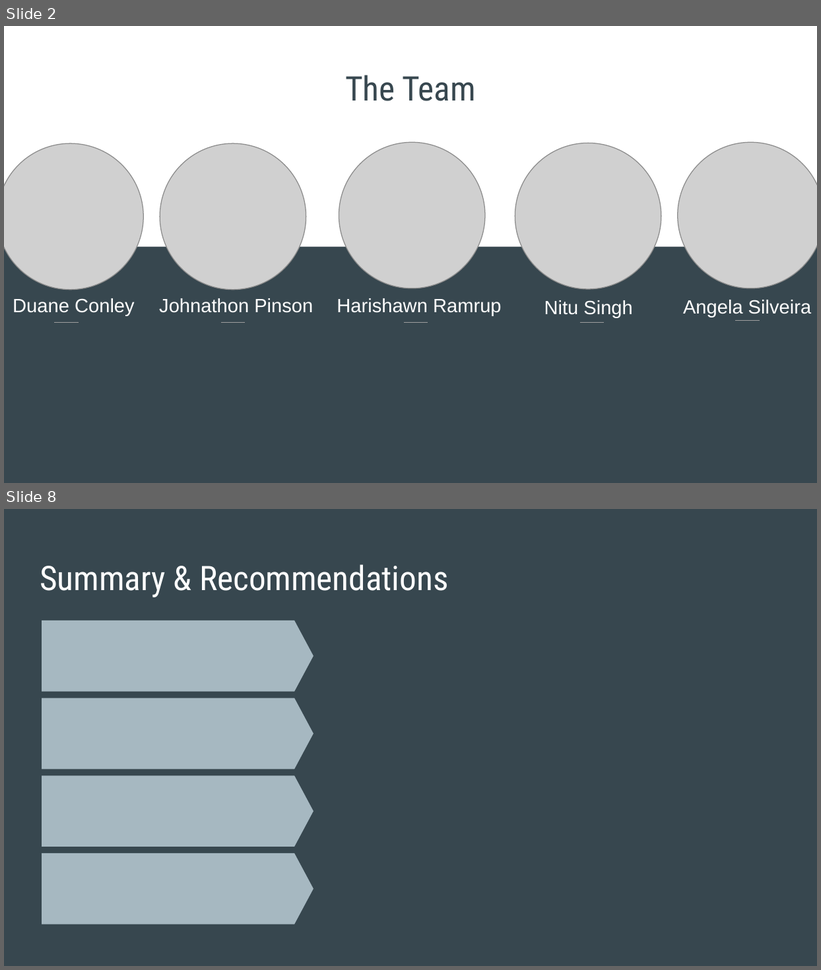
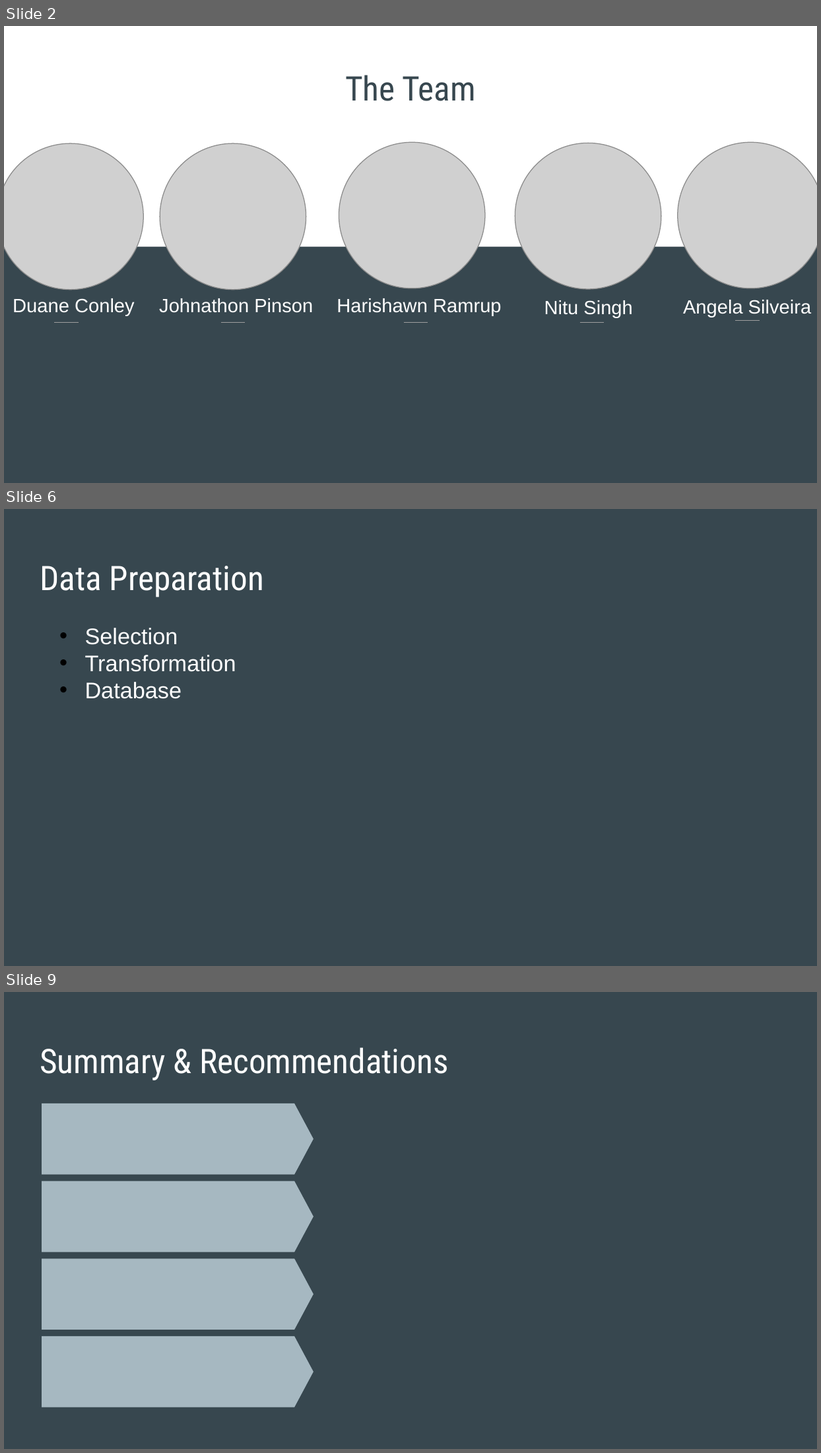
Before and after one commit to Jopinson/COVID19_Property_Pandemic, a slide deck: PresentationSlides.pptx. Shown one above the other, each under a label of ours: slides 2 and 8 before the commit, slides 2, 6 and 9 after it; the slides between them are not shown. The pictures are 821x970 and 821x1453 pixels, drawn with LibreOffice and Linux fonts; fonts in the diff are those of the drawing; grey boxes stand for pictures. Boxes give left, top, right and bottom in pixels: in the first picture for what was removed or moved away, otherwise in the second. Text is boxed around its words. In the diff, an @@ line names an element or a change of style, - is before the commit and + after.

```diff
--- a/PresentationSlides.pptx
+++ b/PresentationSlides.pptx
@@ slide 6 added at bbox=[4, 509, 817, 966], background #37474F @@
@@ title added at bbox=[40, 566, 264, 597], 30 pt, text #FFFFFF @@
+Data Preparation
@@ text added at bbox=[85, 628, 236, 699], 20 pt, text #FFFFFF @@
+• Selection
+• Transformation
+• Database
@@ what was slide 8 is now slide 9 @@
```
Also in this commit, not shown: 5 slides changed.
